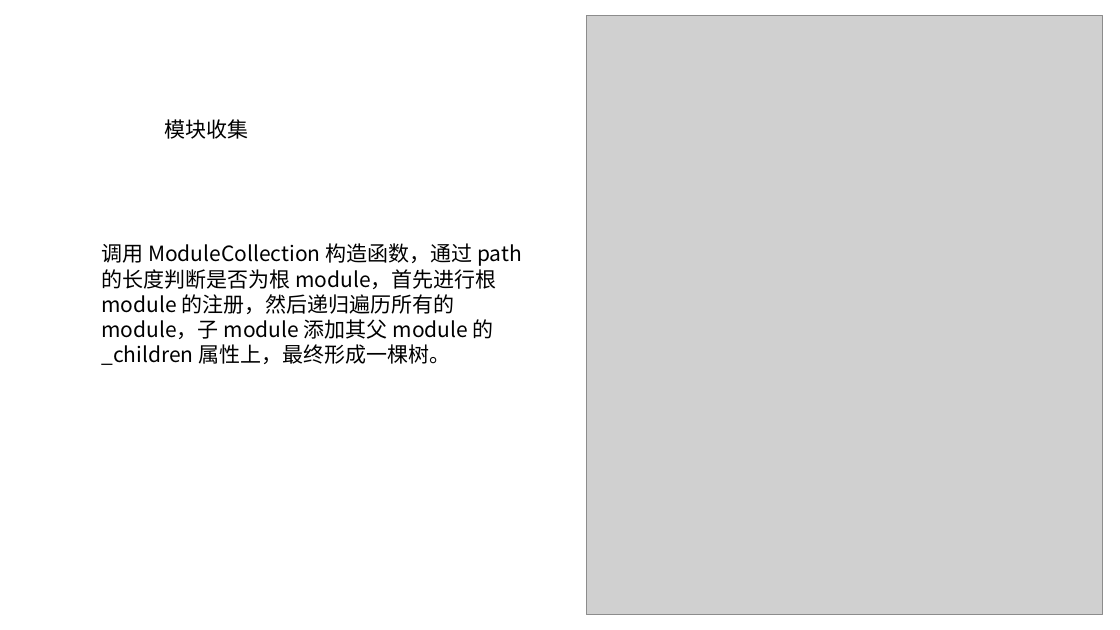
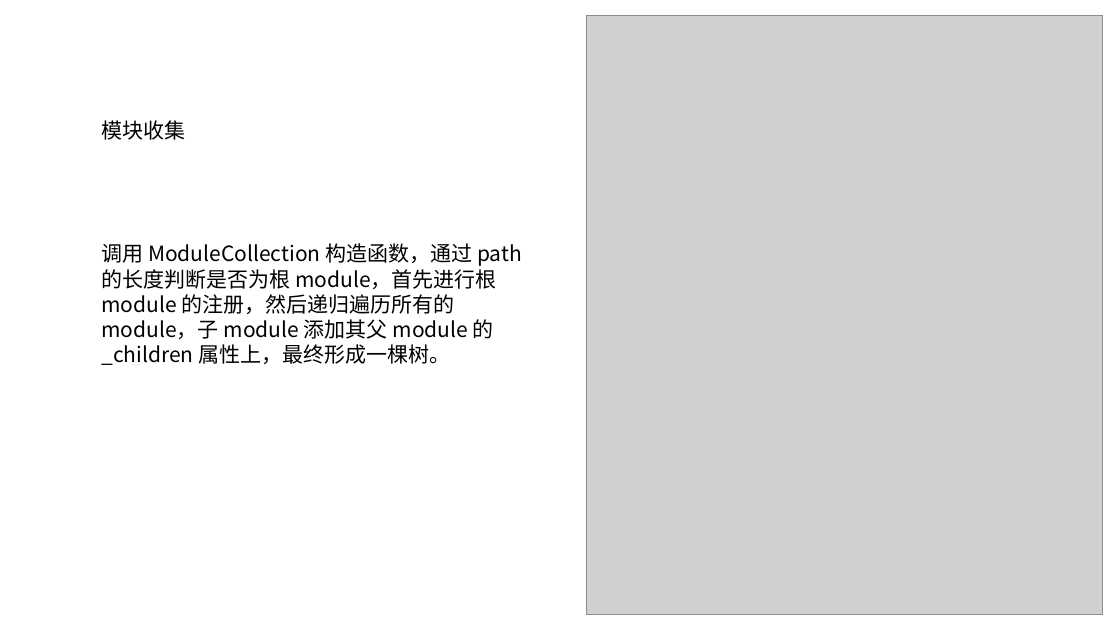
Before and after one commit to little-fatter/AboutWaterMark, a slide deck: slide 4 of OJT分享 vuex/演示文稿1.pptx. Drawn at 1120x630 pixels with LibreOffice and Linux fonts; fonts in the diff are those of the drawing; grey boxes stand for pictures. Boxes give left, top, right and bottom in pixels: in the first picture for what was removed or moved away, otherwise in the second. Text is boxed around its words. In the diff, an @@ line names an element or a change of style, - is before the commit and + after.

```diff
--- a/OJT分享 vuex/演示文稿1.pptx
+++ b/OJT分享 vuex/演示文稿1.pptx
@@ text "模块收集" moved from (x1=165, y1=119, x2=249, y2=139) to (x1=101, y1=120, x2=185, y2=140) @@
```
Also in this commit, not shown: 1 slide added, 1 slide removed, 5 other files.
